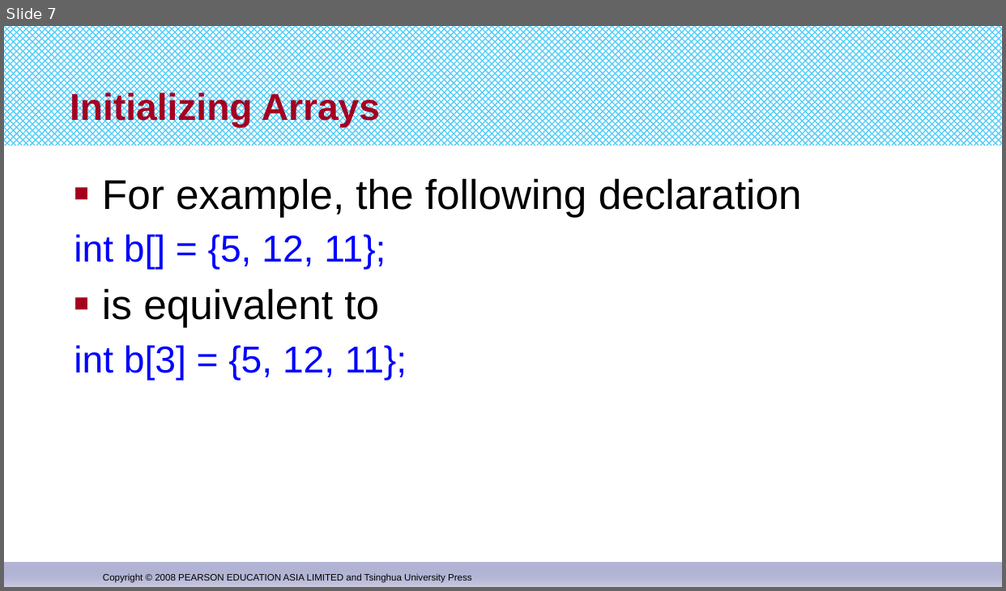
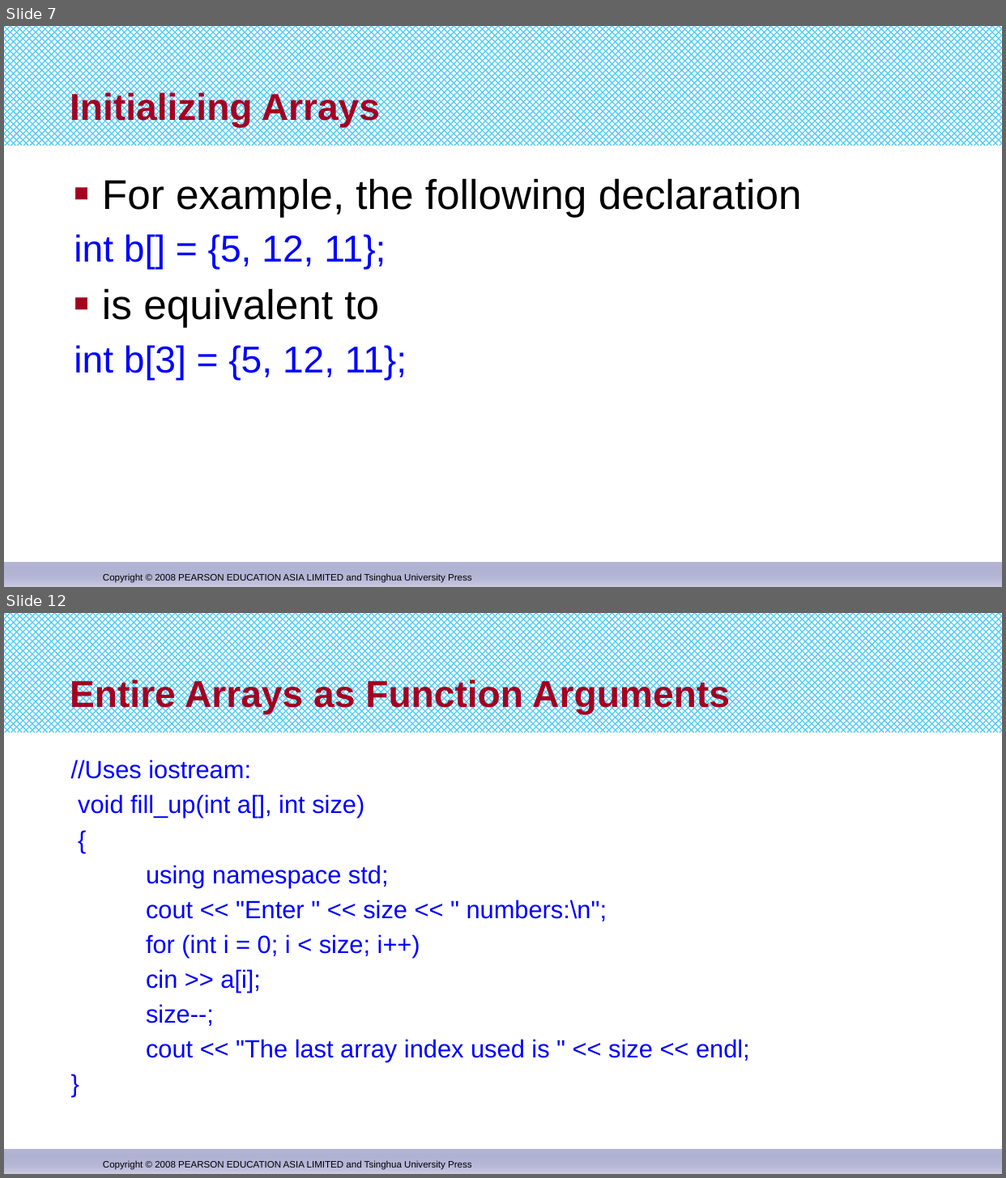
Before and after one commit to djuanbei/CPLUSPLUS, a slide deck: ppt/chapter 7.pptx. Shown one above the other, each under a label of ours: slide 7 before the commit, slides 7 and 12 after it; the slides between them are not shown. The pictures are 1006x591 and 1006x1178 pixels, drawn with LibreOffice and Linux fonts; fonts in the diff are those of the drawing. Boxes give left, top, right and bottom in pixels: in the first picture for what was removed or moved away, otherwise in the second. Text is boxed around its words. In the diff, an @@ line names an element or a change of style, - is before the commit and + after.

```diff
--- a/ppt/chapter 7.pptx
+++ b/ppt/chapter 7.pptx
@@ slide 12 added at <box>4,613,1002,1174</box>, background #FFFFFF; not listed: 3 template elements that a slide beside it also shows @@
@@ title added at <box>70,678,730,715</box>, 36 pt, text #A50021, bold @@
+Entire Arrays as Function Arguments
@@ text added at <box>71,760,750,1063</box>, 24 pt, text #0000FF @@
+//Uses iostream:
+void fill_up(int a[], int size)
+{
+using namespace std;
+cout << "Enter " << size << " numbers:\n";
+for (int i = 0; i < size; i++)
+cin >> a[i];
+size--;
+cout << "The last array index used is " << size << endl;
+}
```
Also in this commit, not shown: 16 other slides added, 2 other files.
